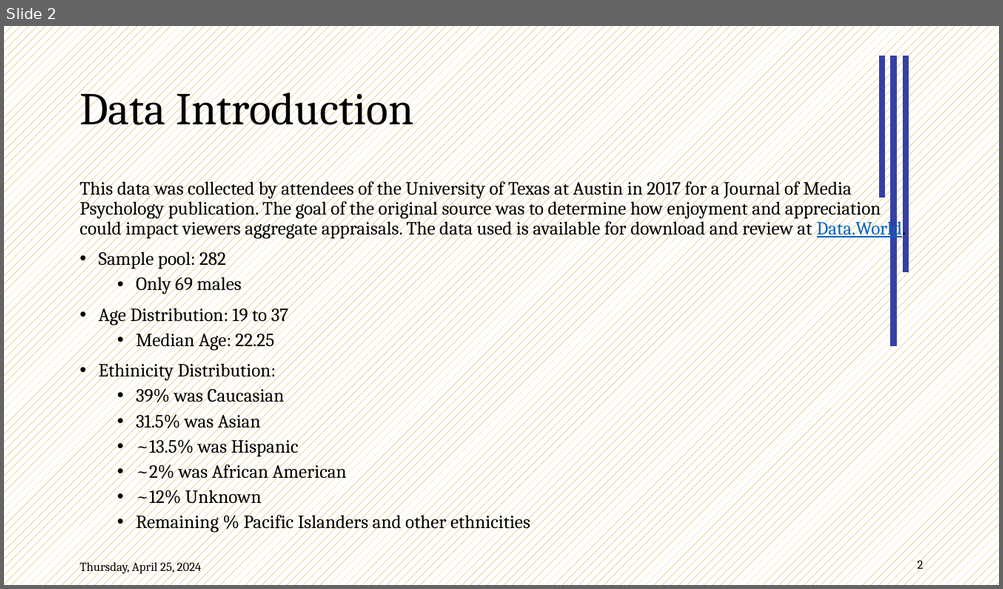
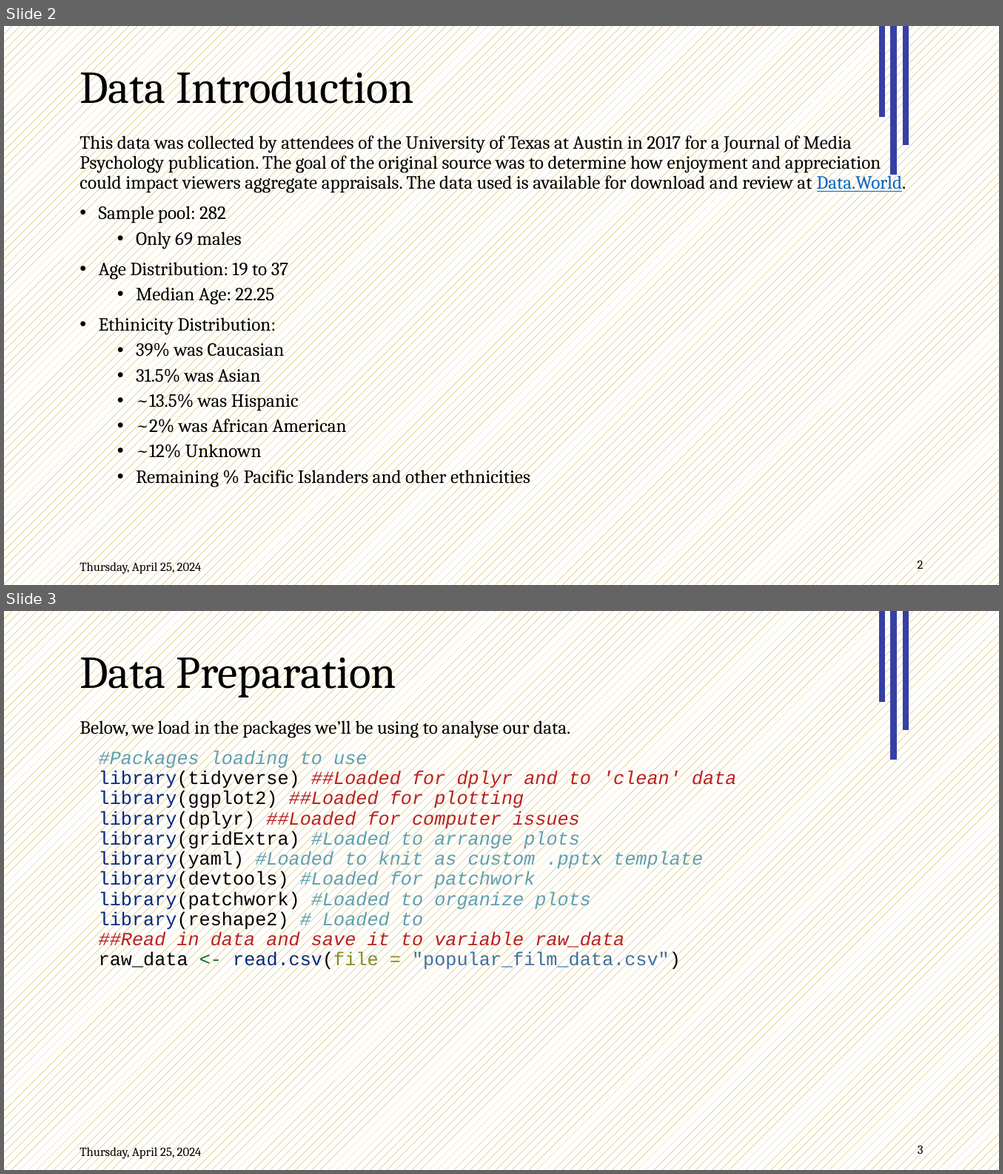
Before and after one commit to Data2401/final-project-fall-2024-classic-films, a slide deck: Slides.pptx. Shown one above the other, each under a label of ours: slide 2 before the commit, slides 2 and 3 after it. The pictures are 1003x589 and 1003x1174 pixels, drawn with LibreOffice and Linux fonts; fonts in the diff are those of the drawing; background and template pictures are left out. Boxes give left, top, right and bottom in pixels: in the first picture for what was removed or moved away, otherwise in the second. Text is boxed around its words. In the diff, an @@ line names an element or a change of style, - is before the commit and + after.

```diff
--- a/Slides.pptx
+++ b/Slides.pptx
@@ slide 3 added at [4, 611, 999, 1170], background pattern #BF9000 on #FFFFFF; not listed: 5 template elements that a slide beside it also shows @@
@@ title added at [79, 647, 396, 698], 44 pt, text #000000 @@
+Data Preparation
@@ text added at [79, 717, 736, 972], 18 pt, text #000000, italic @@
+Below, we load in the packages we’ll be using to analyse our data.
+#Packages loading to use
+library(tidyverse) ##Loaded for dplyr and to 'clean' data
+library(ggplot2) ##Loaded for plotting
+library(dplyr) ##Loaded for computer issues
+library(gridExtra) #Loaded to arrange plots
+library(yaml) #Loaded to knit as custom .pptx template
+library(devtools) #Loaded for patchwork
+library(patchwork) #Loaded to organize plots
+library(reshape2) # Loaded to
+##Read in data and save it to variable raw_data
+raw_data <- read.csv(file = "popular_film_data.csv")
@@ slide 2 changed as well @@
@@ line added from (882, 117) to (882, 26), #3540A5 6 pt @@
@@ line moved from (882, 198) - (882, 56) to (893, 175) - (893, 26) @@
@@ line moved from (906, 272) - (906, 56) to (906, 145) - (906, 26) @@
@@ title "Data Introduction": place and size @@
-title "Data Introduction" at [79, 83, 413, 135]
+title "Data Introduction" at [79, 62, 413, 113]
@@ line removed from (893, 347) to (893, 56) @@
@@ text "This data was collected by ...": place and size @@
-text "This data was collected by ..." at [79, 178, 906, 533]
+text "This data was collected by ..." at [79, 132, 906, 488]
```
Also in this commit, not shown: 10 other slides changed, 5 other slides added, 5 slides removed, 2 other files.
